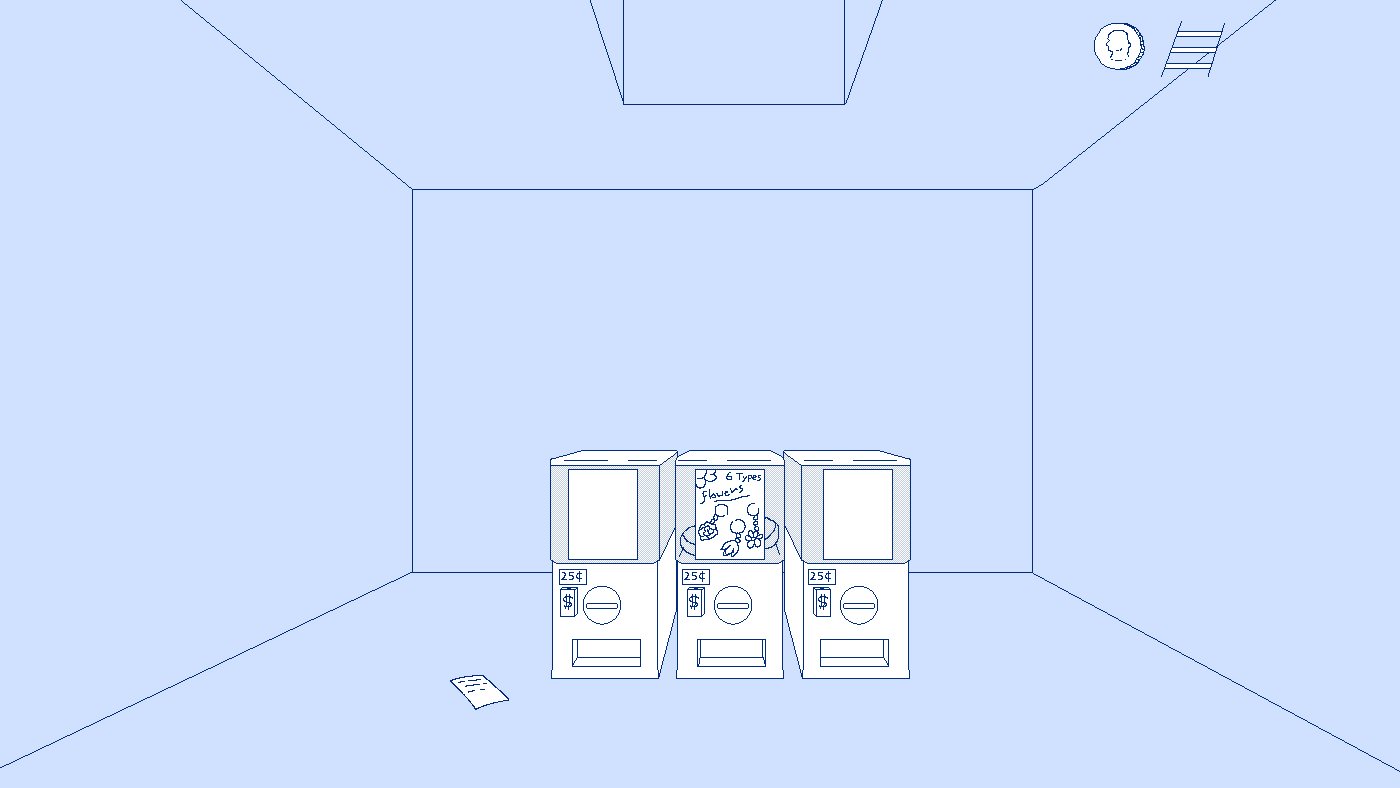
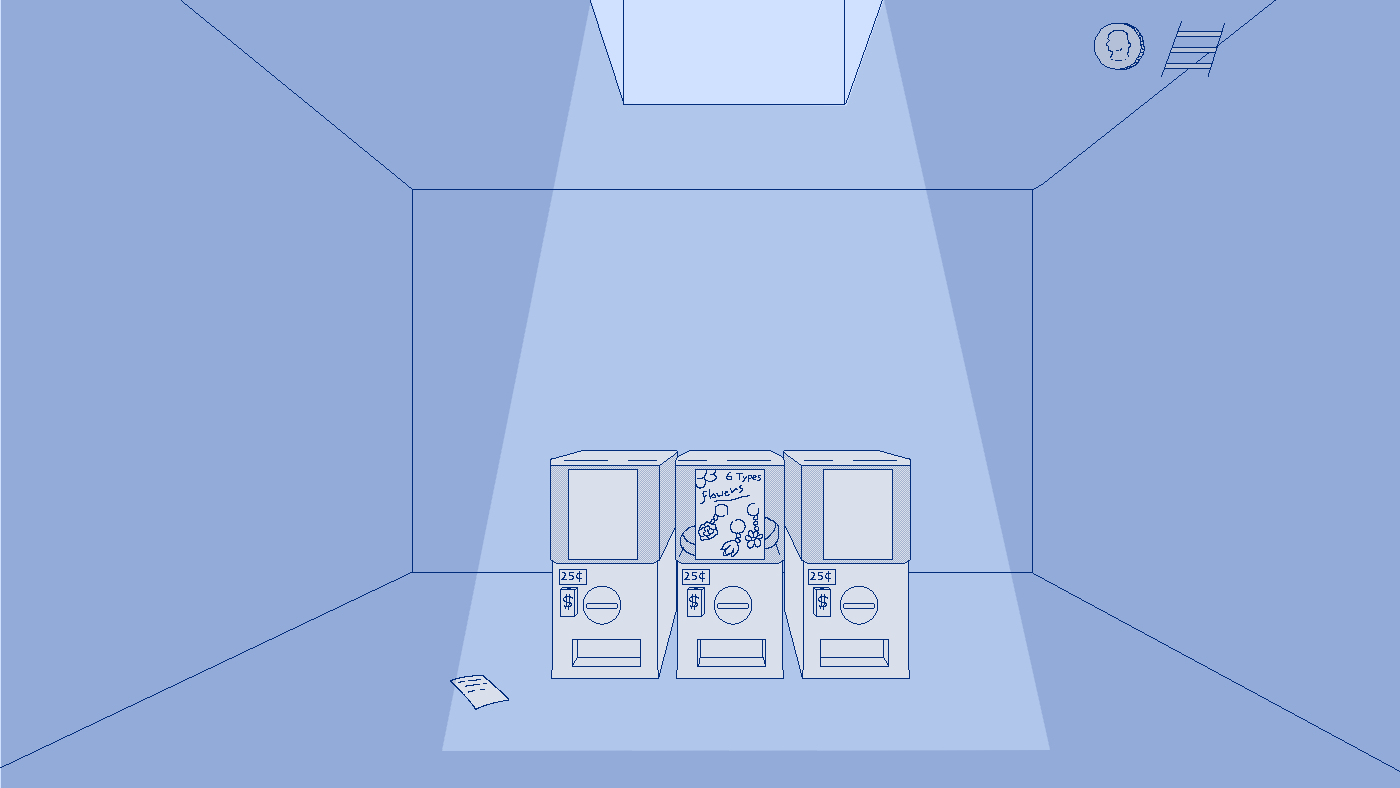
Comparing the layer stacks of the two 1400px x 788px images. Changes:
showed "Paint Layer 2", painted on it over [1, 0, 1400, 788]
painted on "room" over [1, 0, 1400, 788]
painted on "Background" over [1, 0, 1400, 788]